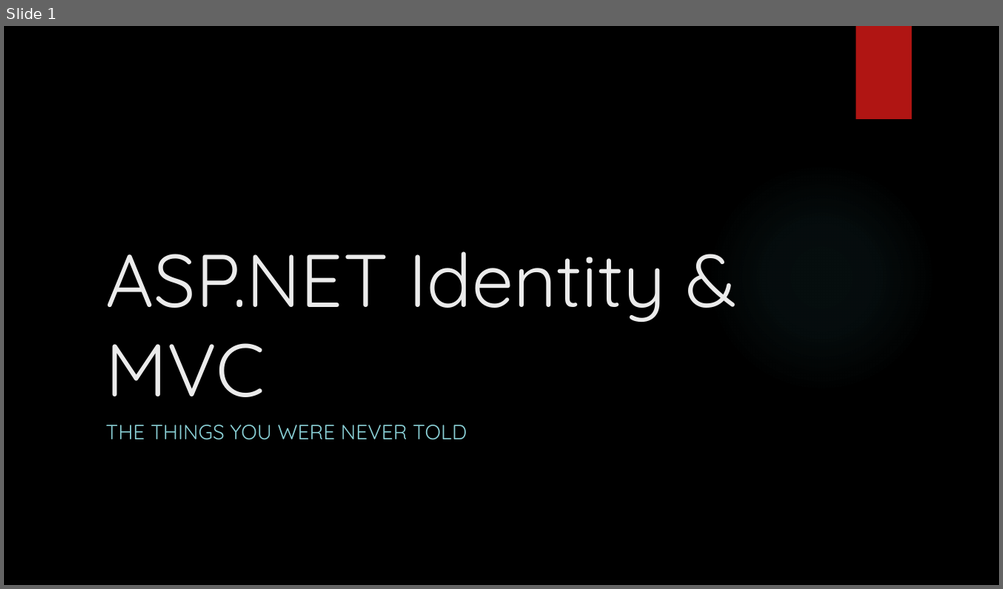
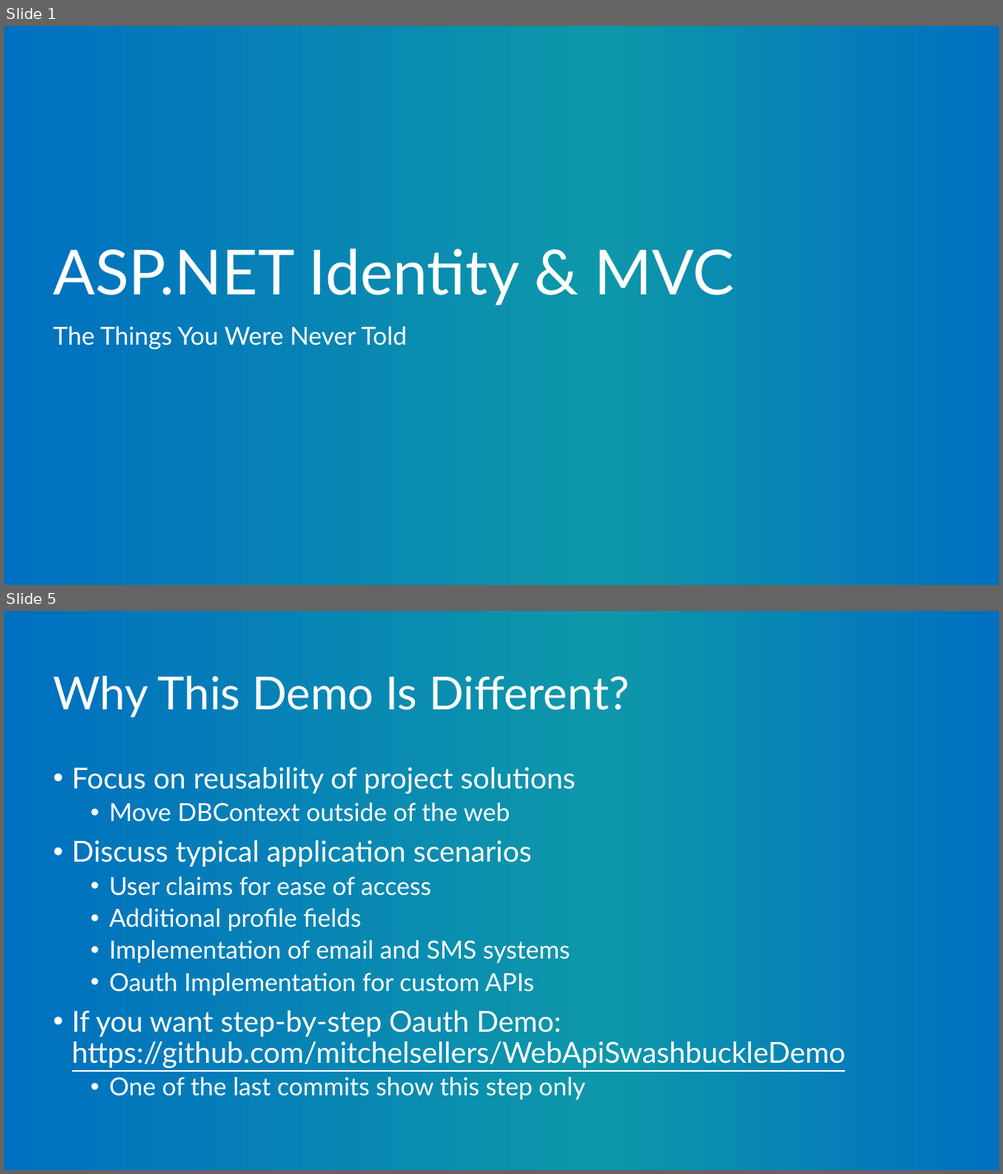
Before and after one commit to mitchelsellers/AspIdentityDemo, a slide deck: Presentation/2017 - Identity The Stuff You Never Knew.pptx. Shown one above the other, each under a label of ours: slide 1 before the commit, slides 1 and 5 after it; the slides between them are not shown. The pictures are 1003x589 and 1003x1174 pixels, drawn with LibreOffice and Linux fonts; fonts in the diff are those of the drawing; background and template pictures are left out. Boxes give left, top, right and bottom in pixels: in the first picture for what was removed or moved away, otherwise in the second. Text is boxed around its words. In the diff, an @@ line names an element or a change of style, - is before the commit and + after.

```diff
--- a/Presentation/2017 - Identity The Stuff You Never Knew.pptx
+++ b/Presentation/2017 - Identity The Stuff You Never Knew.pptx
@@ slide 5 added at (x1=4, y1=611, x2=999, y2=1170), background gradient #0070C0 to #0E97AA @@
@@ title added at (x1=53, y1=675, x2=629, y2=718), 44 pt, text #FFFFFF @@
+Why This Demo Is Different?
@@ text added at (x1=72, y1=767, x2=845, y2=1100), 24 pt, text #FFFFFF @@
+• Focus on reusability of project solutions
+  • Move DBContext outside of the web
+• Discuss typical application scenarios
+  • User claims for ease of access
+  • Additional profile fields
+  • Implementation of email and SMS systems
+  • Oauth Implementation for custom APIs
+• If you want step-by-step Oauth Demo: https://github.com/mitchelsellers/WebApiSwashbuckleDemo
+  • One of the last commits show this step only
@@ slide 1 changed as well @@
@@ background picture (left out) to gradient #0070C0 to #0E97AA @@
@@ rectangle removed at (x1=855, y1=26, x2=911, y2=119) @@
@@ title "ASP.NET Identity & MVC" moved from (x1=105, y1=252, x2=666, y2=397) to (x1=53, y1=249, x2=734, y2=306) @@
@@ title "ASP.NET Identity & MVC" at (x1=53, y1=249, x2=734, y2=306): size 72 to 60 pt, font Quicksand to Lato, text colour #EBEBEB to #FFFFFF; line spacing 1 to 0.9 @@
@@ ellipse removed at (x1=706, y1=163, x2=936, y2=392) @@
@@ subtitle at (x1=53, y1=326, x2=407, y2=349): text changed; size 20 to 24 pt; font Quicksand to Lato; text colour #8AD0D6 to #FFFFFF @@
-THE THINGS YOU WERE NEVER TOLD
+The Things You Were Never Told
```
Also in this commit, not shown: 3 other slides changed, 1 other slide added.
